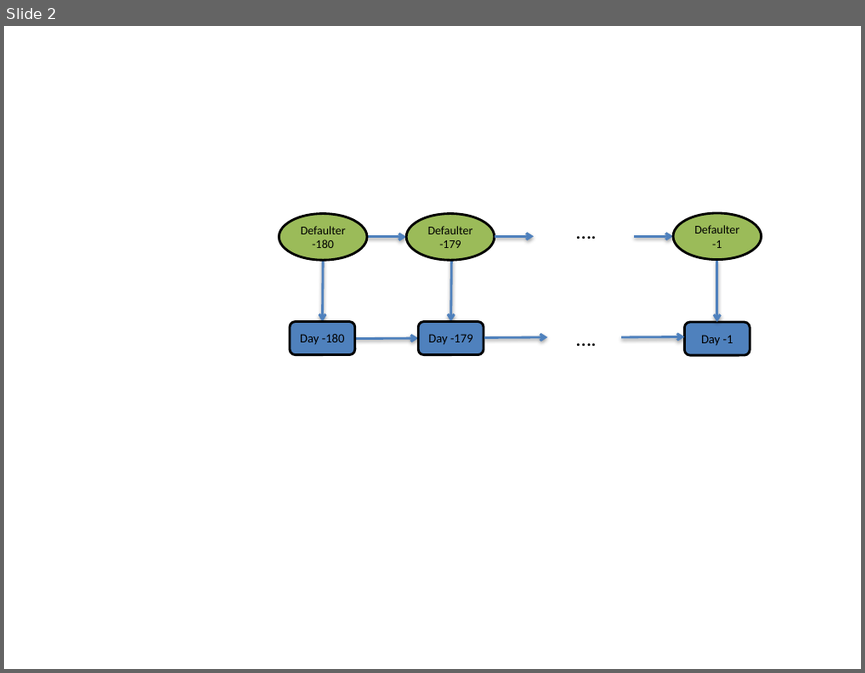
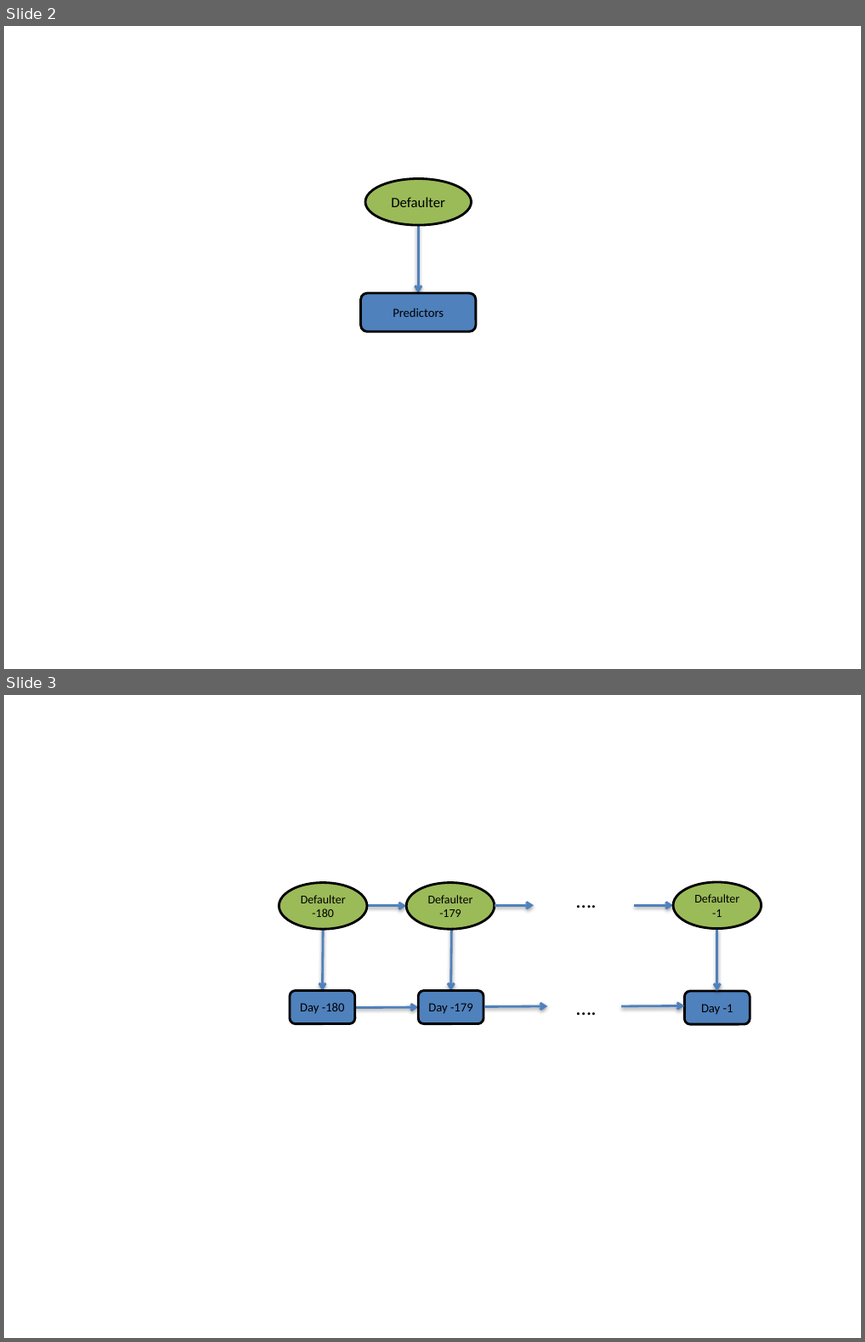
Before and after one commit to amidst/toolbox, a slide deck: doc/D2.1_AMIDSTModelingFramework/figures/CajaMarModelsBucket.pptx. Shown one above the other, each under a label of ours: slide 2 before the commit, slides 2 and 3 after it. The pictures are 865x673 and 865x1342 pixels, drawn with LibreOffice and Linux fonts; fonts in the diff are those of the drawing. Boxes give left, top, right and bottom in pixels: in the first picture for what was removed or moved away, otherwise in the second. Text is boxed around its words. In the diff, an @@ line names an element or a change of style, - is before the commit and + after.

```diff
--- a/doc/D2.1_AMIDSTModelingFramework/figures/CajaMarModelsBucket.pptx
+++ b/doc/D2.1_AMIDSTModelingFramework/figures/CajaMarModelsBucket.pptx
@@ slide 2 added at box(4, 26, 861, 669), background #FFFFFF @@
@@ ellipse added at box(365, 178, 472, 225), fill #9BBB59, outline #000000 2 pt, 12 pt, text #000000 @@
+Defaulter
@@ arrow added from (418, 225) to (418, 293), #4F81BD 2 pt @@
@@ rounded rectangle added at box(360, 293, 475, 332), fill #4F81BD, outline #000000 2 pt, 10.5 pt, text #000000 @@
+Predictors
@@ what was slide 2 is now slide 3 @@
```
Also in this commit, not shown: 2 slides changed, 4 other files.
